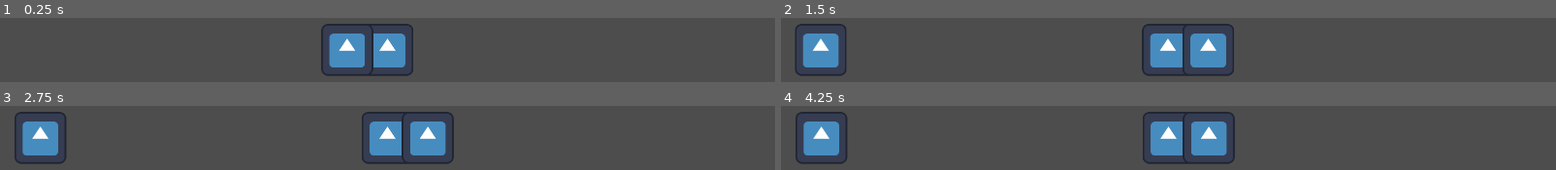
Above: before the commit, frames 1-4 (two rows, left to right).
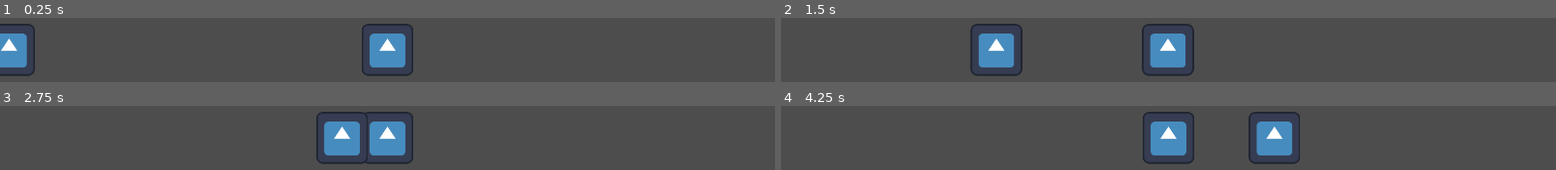
Above: after the commit, the same moments.

Repository: Jam-n-Bees/Garden-Guardian
Game: Godot game, scene res://MainScene.tscn
The game is run twice, just before and just after one commit, with the same random seed, the same clock (stepped at 60 frames per second) and the same inputs. The engine's default icon, where the game draws it, is replaced by a stand-in: a white triangle on a blue panel in a dark square.
Inputs (mouse positions are in pixels of both pictures, inside the frame that each line leads up to):
- Up to frame 1 (0.25 s): no input
- Up to frame 2 (1.5 s): move the mouse to (outside the picture) at 0.52 s; press the mouse at (outside the picture) at 0.53 s; move the mouse to (outside the picture) at 1.27 s; release the mouse at (outside the picture) at 1.28 s; right-click (outside the picture) at 1.35 s
- Up to frame 3 (2.75 s): move the mouse to (outside the picture) at 2.02 s; press the mouse at (outside the picture) at 2.03 s
- Up to frame 4 (4.25 s): move the mouse to (1129, 139) at 2.77 s; release the mouse at (1129, 139) at 2.78 s; right-click (1129, 139) at 2.85 s; move the mouse to (1401, 118) at 3.52 s; press the mouse at (1401, 118) at 3.53 s

The runs differ from the first frame. In frame 1, 5.7% of the frame differs, in the area x 0-49%, y 9-91%; in frame 2, 9.8%; in frame 3, 9.9%; in frame 4, 9.9%, in the area x 1-67%, y 9-91%.

Commit message:
Goon Movement
The goon class now has an Enum for LEFT and RIGHT (which side they are approaching from) and will move in accordance to that.l
(If the ENUM is RIGHT, it will move from the right, towards the left)

This is randomised upon spawning with a coin flip.

Diff:
--- a/battle_manager.gd
+++ b/battle_manager.gd
@@ -22,8 +22,11 @@
 	summoned_goon.position.y = 750
 	if dice_roll > 0.5:
 		right_side.append(summoned_goon)
-		summoned_goon.position.x = player.position.x + 100
+		summoned_goon.position.x = player.position.x + 1000
+		summoned_goon.goon_approach = summoned_goon.Incoming.RIGHT
 	else:
 		left_side.append(summoned_goon)
-		summoned_goon.position.x = player.position.x - 100
+		summoned_goon.position.x = player.position.x - 1000
+		summoned_goon.goon_approach = summoned_goon.Incoming.LEFT
+	print(str(summoned_goon.goon_approach))
 	add_child(summoned_goon)
--- a/goons/goon_scripts/goon_class.gd
+++ b/goons/goon_scripts/goon_class.gd
@@ -5,7 +5,17 @@
 signal attack
 signal defeated
 
-var base_speed := 20
+enum Incoming { RIGHT, LEFT }
+
+var goon_approach = Incoming.RIGHT
+
+var base_speed := 250
 var base_threat := 1
 
 var slow_down := 1
+
+func _process(delta: float) -> void:
+	if goon_approach == Incoming.RIGHT:
+		self.position.x -= delta*base_speed*slow_down
+	if goon_approach == Incoming.LEFT:
+		self.position.x += delta*base_speed*slow_down
--- a/player.gd
+++ b/player.gd
@@ -12,9 +12,6 @@
 		else:
 			attack_cooldown_time -= (1*delta)
 
-
-
-
 func _input(event: InputEvent) -> void:
 	if attack_on_cooldown == false:
 		if event.is_action_pressed("punch_right"):
